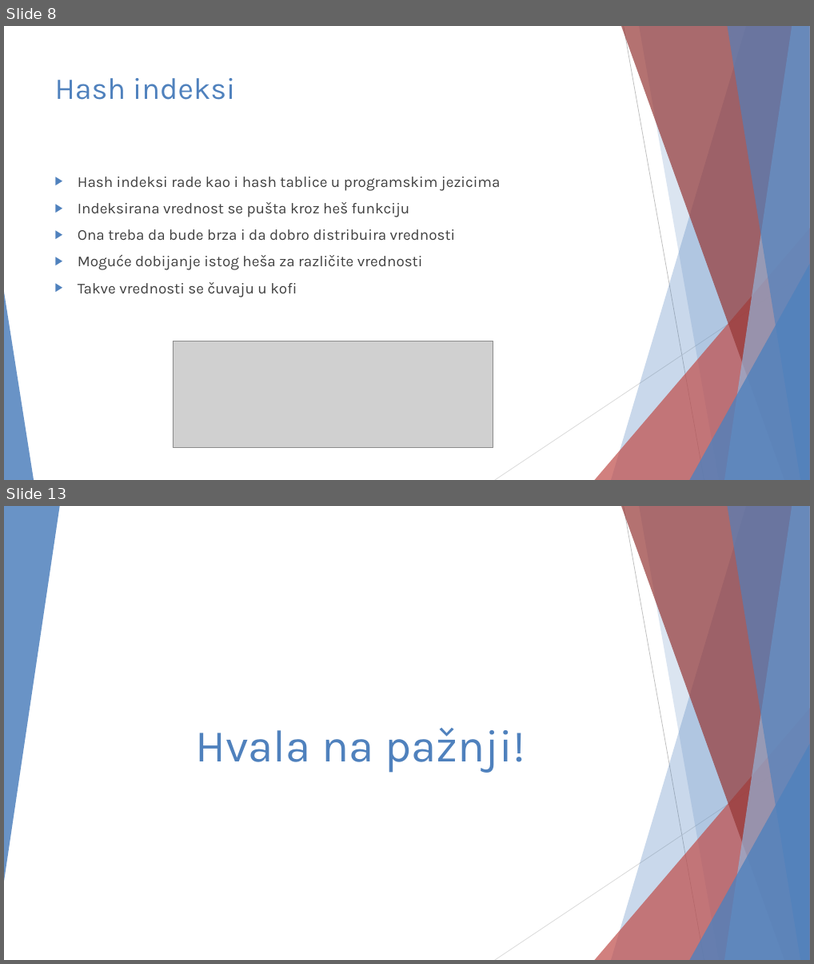
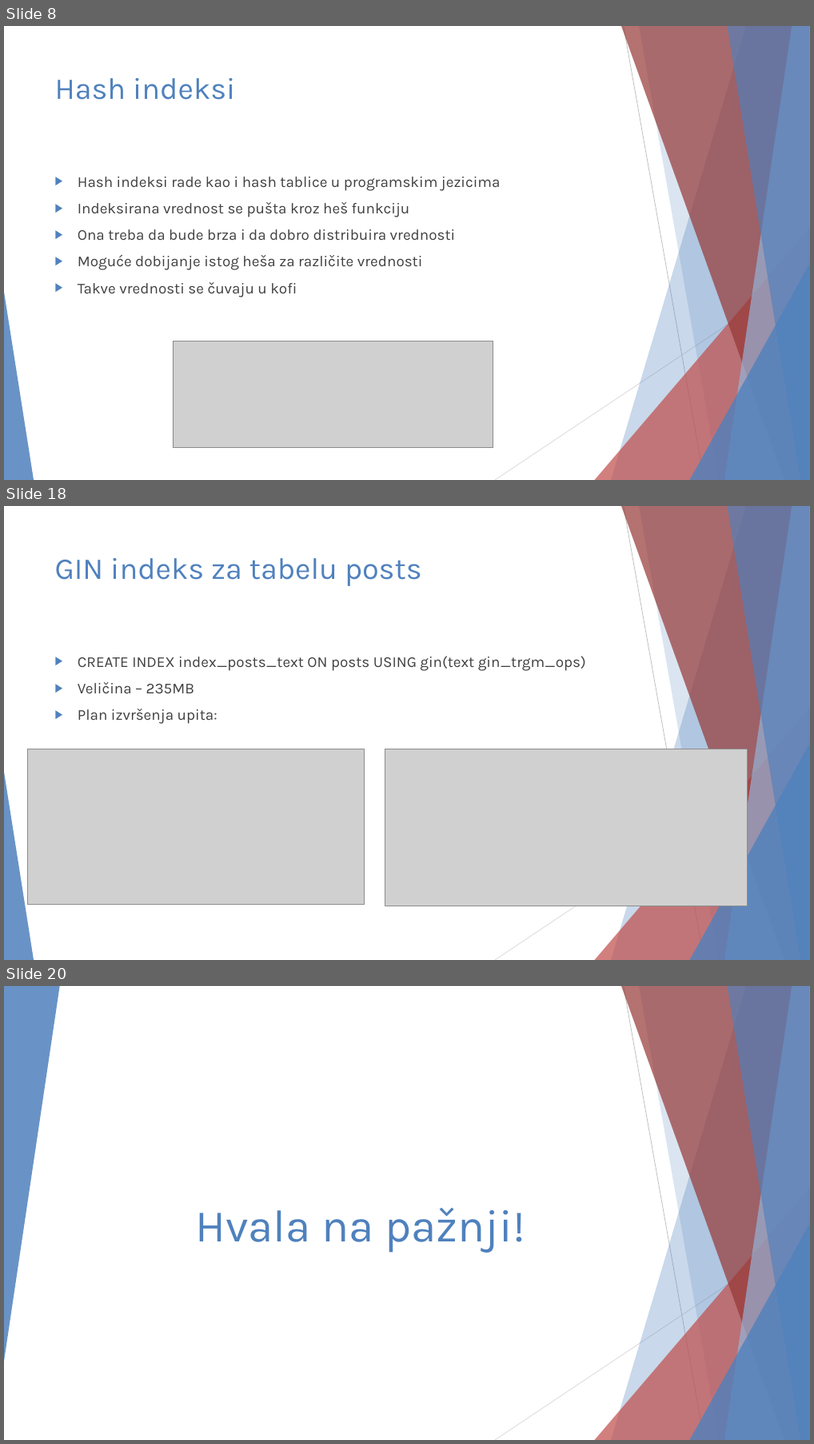
Before and after one commit to JKostov/dbms-1, a slide deck: docs/PostgreSQL - Julije Kostov 1026.pptx. Shown one above the other, each under a label of ours: slides 8 and 13 before the commit, slides 8, 18 and 20 after it; the slides between them are not shown. The pictures are 814x964 and 814x1444 pixels, drawn with LibreOffice and Linux fonts; fonts in the diff are those of the drawing; grey boxes stand for pictures. Boxes give left, top, right and bottom in pixels: in the first picture for what was removed or moved away, otherwise in the second. Text is boxed around its words. In the diff, an @@ line names an element or a change of style, - is before the commit and + after.

```diff
--- a/docs/PostgreSQL - Julije Kostov 1026.pptx
+++ b/docs/PostgreSQL - Julije Kostov 1026.pptx
@@ slide 18 added at [4,506,810,960], background #FFFFFF; not listed: 10 template elements that a slide beside it also shows @@
@@ title added at [55,558,422,586], 36 pt, text #4F81BD @@
+GIN indeks za tabelu posts
@@ text added at [78,656,586,724], 18 pt, text #404040 @@
+▶ CREATE INDEX index_posts_text ON posts USING gin(text gin_trgm_ops)
+▶ Veličina – 235MB
+▶ Plan izvršenja upita:
@@ picture added at [27,748,364,904] @@
@@ picture added at [385,748,747,906] @@
@@ what was slide 13 is now slide 20 @@
```
Also in this commit, not shown: 2 slides changed, 8 other slides added, 2 slides removed, 1 other file.
